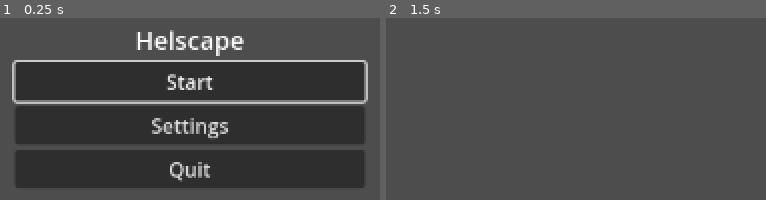
Above: before the commit, frames 1-2 (left to right).
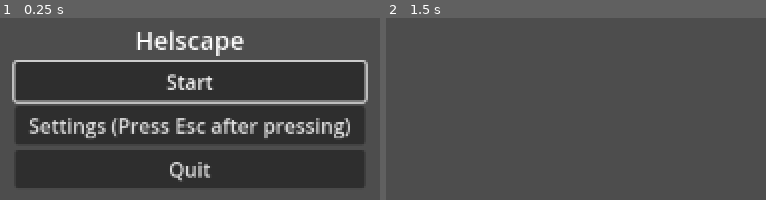
Above: after the commit, the same moments.

Repository: dinger086/BigModeGameJam
Game: Godot game, scene res://menus/TitleScreen.tscn
Two runs of this game, one before a commit and one after it. Both use one fixed random seed, a clock stepped at 60 frames per second and the inputs below.
Inputs (mouse positions are in pixels of both pictures, inside the frame that each line leads up to):
- Up to frame 1 (0.25 s): no input
- Up to frame 2 (1.5 s): click "Settings" (after the commit: "Settings (Press Esc after pre…") at 0.5 s; tap Enter at 1.25 s; move the mouse to (outside the picture) at 1.27 s; hold Right (move_right) from 1.28 s (still down); hold C (dash) from 1.28 s (still down); click (outside the picture) at 1.42 s

The runs differ from the first frame. In frame 1, 4.4% of the frame differs, in the area x 7-93%, y 54-66%; in frame 2, nothing differs.

Commit message:
Changed the text on the settings button to fix a bug

Diff:
--- a/menus/TitleScreen.tscn
+++ b/menus/TitleScreen.tscn
@@ -42,7 +42,7 @@
 [node name="SettingsButton" type="Button" parent="MarginContainer/VBoxContainer"]
 layout_mode = 2
 size_flags_vertical = 4
-text = "Settings"
+text = "Settings (Press Esc after pressing)"
 
 [node name="QuitButton" type="Button" parent="MarginContainer/VBoxContainer"]
 layout_mode = 2
